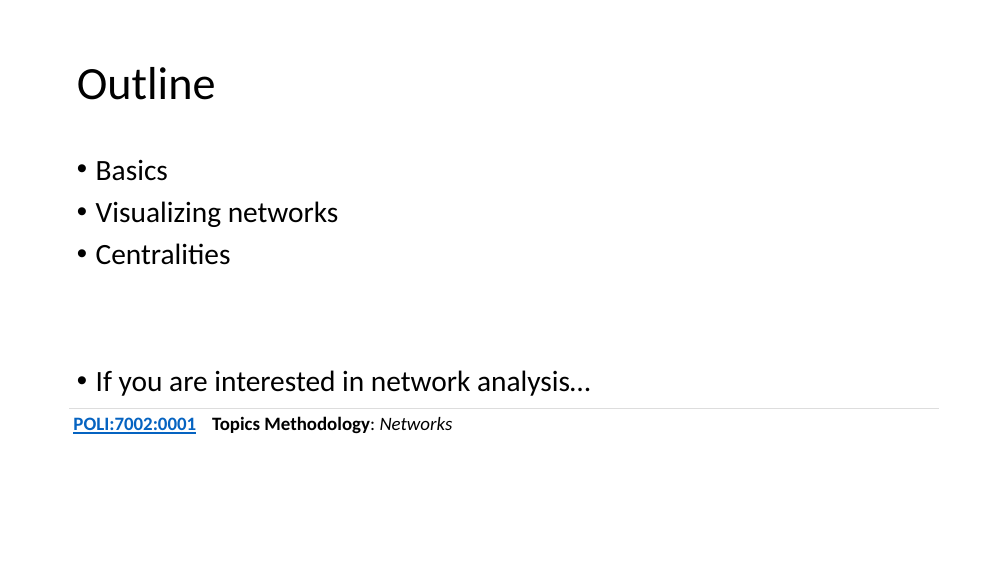
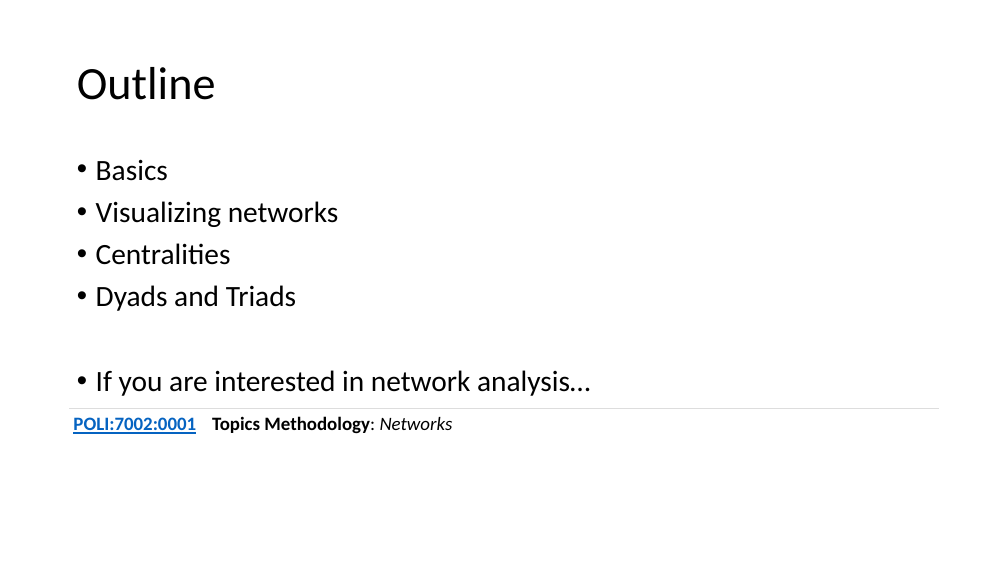
Before and after one commit to bomibonnie/R-Workshops, a slide deck: slide 2 of Networks/2019 Networks slides.pptx. Drawn at 1008x567 pixels with LibreOffice and Linux fonts; fonts in the diff are those of the drawing. Boxes give left, top, right and bottom in pixels: in the first picture for what was removed or moved away, otherwise in the second. Text is boxed around its words. In the diff, an @@ line names an element or a change of style, - is before the commit and + after.

```diff
--- a/Networks/2019 Networks slides.pptx
+++ b/Networks/2019 Networks slides.pptx
@@ text at (96, 285, 296, 311): paragraph added @@
+• Dyads and Triads
```
Also in this commit, not shown: 1 other slide changed, 1 slide removed.
